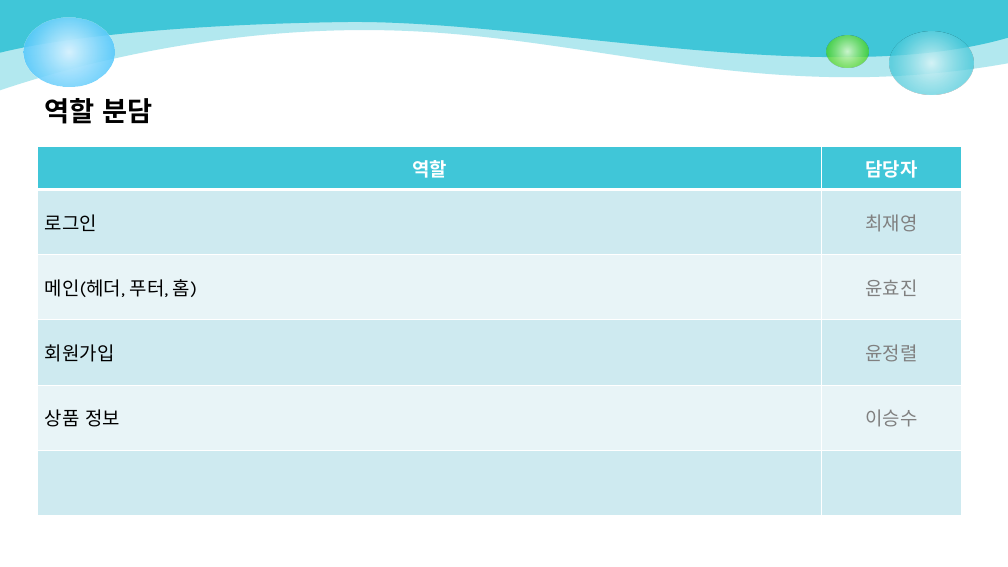
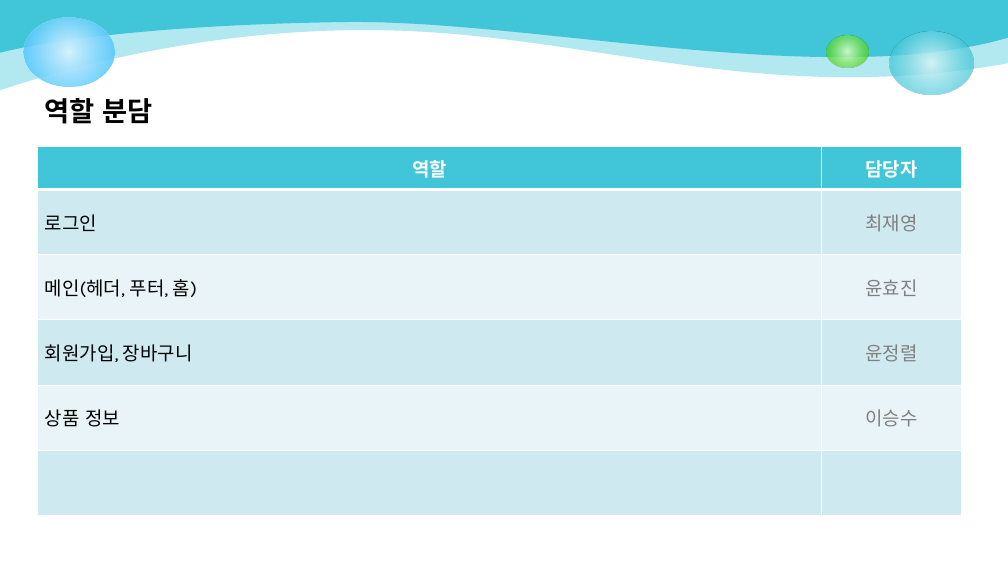
Before and after one commit to jungryeol123/tjg_project, a slide deck: slide 2 of TeamProject_스토리보드.pptx. Drawn at 1008x567 pixels with LibreOffice and Linux fonts; fonts in the diff are those of the drawing. Boxes give left, top, right and bottom in pixels: in the first picture for what was removed or moved away, otherwise in the second. Text is boxed around its words. In the diff, an @@ line names an element or a change of style, - is before the commit and + after.

```diff
--- a/TeamProject_스토리보드.pptx
+++ b/TeamProject_스토리보드.pptx
@@ table at [38, 147, 962, 516] @@
-row 4, column 1: 회원가입
+row 4, column 1: 회원가입, 장바구니
```
Also in this commit, not shown: 4 other slides changed, 1 slide added, 4 other files.
